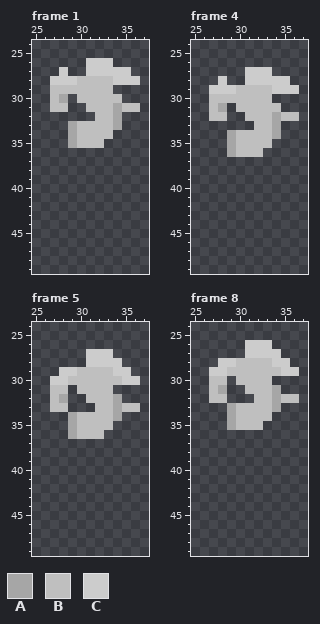
Pixel-art file: Assets/Art/Characters/Player/Idle/Player_Idle_Up.aseprite. Above is the file before it was changed.
64x64 pixels, 8 frames. Shown: frame 1: x 25..37, y 24..49; frame 4: x 25..37, y 24..49; frame 5: x 25..37, y 24..49; frame 8: x 25..37, y 24..49. The commit also changed other frames, which this record leaves out.
Palette (. is transparent): A #a6a6a6  B #bfbfbf  C #cccccc
Pixels before, frame 1, first column x 27:
26 ....CCC...
27 .C..CCCCC.
28 CCCBBBBCCC
29 BBBBBBB...
30 BA.BBBBB..
31 BB..BBBABB
32 .....BBA..
33 ..ABBBBA..
34 ..ABBBB...
35 ..ABBB....
Pixels before, frame 4, first column x 27:
27 ....CCC...
28 .C..CCCCC.
29 CCCBBBBCCC
30 BBBBBBB...
31 BA.BBBBB..
32 BB..BBBABB
33 .....BBA..
34 ..ABBBBA..
35 ..ABBBB...
36 ..ABBB....
Pixels before, frame 5, first column x 27:
27 ....CCC...
28 ....CCCC..
29 .CCBBBBCC.
30 CCBBBBBBCC
31 BB.BBBB...
32 BA..BBBA..
33 BB...BBABB
34 ..ABBBBA..
35 ..ABBBB...
36 ..ABBB....
Pixels before, frame 8, first column x 27:
26 ....CCC...
27 ....CCCC..
28 .CCBBBBCC.
29 CCBBBBBBCC
30 BB.BBBB...
31 BA..BBBA..
32 BB...BBABB
33 ..ABBBBA..
34 ..ABBBB...
35 ..ABBB....
After the commit:
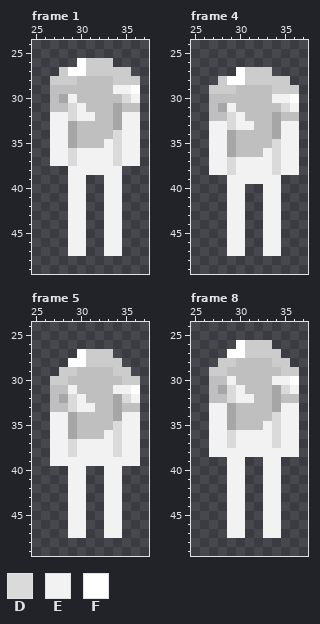
Colours new in this view: D #dadada  E #f2f2f2  F #ffffff
The exact change:
layer "Skin/Right Leg" now shown
layer "Skin/Left Leg" now shown
layer "Skin/Right Arm" now shown
layer "Skin/Left Arm" now shown
layer "Skin/Chest" now shown
Changed rows in their new state; - is an unchanged pixel.
Frame 1:
first column x 27:
26 ---F------
27 --FF------
29 -------EEF
30 --E-----DE
31 --DE------
32 EEDEE---EE
33 EE------EE
34 EE-----DEE
35 EE----EDEE
36 EEDEEEEDEE
37 EEDEEEEDEE
38 --EEEEEE--
39 --EE--EE--
40 --EE--EE--
41 --EE--EE--
42 --EE--EE--
43 --EE--EE--
44 --EE--EE--
45 --EE--EE--
46 --EE--EE--
47 --EE--EE--
Frame 4:
first column x 27:
27 ---F------
28 --FF------
30 -------EEF
31 --E-----DE
32 --DE------
33 EEDEE---EE
34 EE------EE
35 EE-----DEE
36 EE----EDEE
37 EEDEEEEDEE
38 EEDEEEEDEE
39 --EEEEEE--
40 --EE--EE--
41 --EE--EE--
42 --EE--EE--
43 --EE--EE--
44 --EE--EE--
45 --EE--EE--
46 --EE--EE--
47 --EE--EE--
Frame 5:
first column x 27:
27 ---F------
28 --FF------
31 --E----EEF
32 --DE----DE
33 --DEE-----
34 EE------EE
35 EE-----DEE
36 EE----EDEE
37 EEDEEEEDEE
38 EEDEEEEDEE
39 EEEEEEEEEE
40 --EE--EE--
41 --EE--EE--
42 --EE--EE--
43 --EE--EE--
44 --EE--EE--
45 --EE--EE--
46 --EE--EE--
47 --EE--EE--
Frame 8:
first column x 27:
26 ---F------
27 --FF------
30 --E----EEF
31 --DE----DE
32 --DEE-----
33 EE------EE
34 EE-----DEE
35 EE----EDEE
36 EEDEEEEDEE
37 EEDEEEEDEE
38 EEEEEEEEEE
39 --EE--EE--
40 --EE--EE--
41 --EE--EE--
42 --EE--EE--
43 --EE--EE--
44 --EE--EE--
45 --EE--EE--
46 --EE--EE--
47 --EE--EE--
Boxes around the changes in both pictures, in picture pixels (x1, y1, x2, y2):
added: (50, 58, 140, 256)
added: (209, 67, 299, 256)
added: (50, 349, 140, 538)
added: (209, 340, 299, 538)
